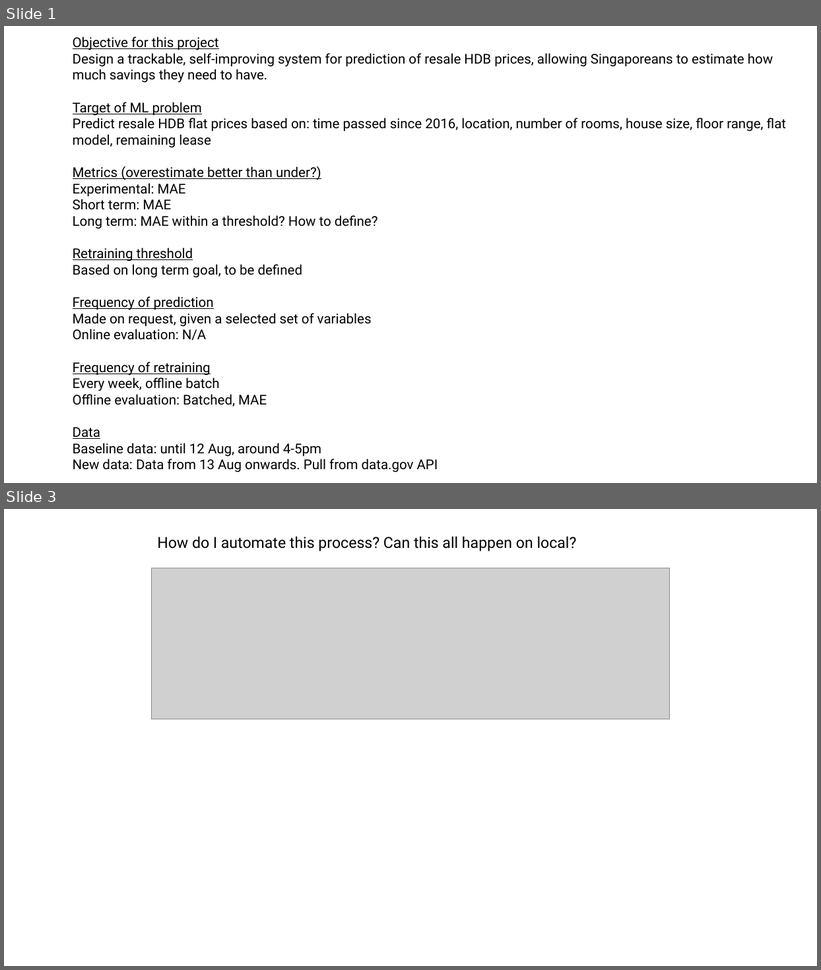
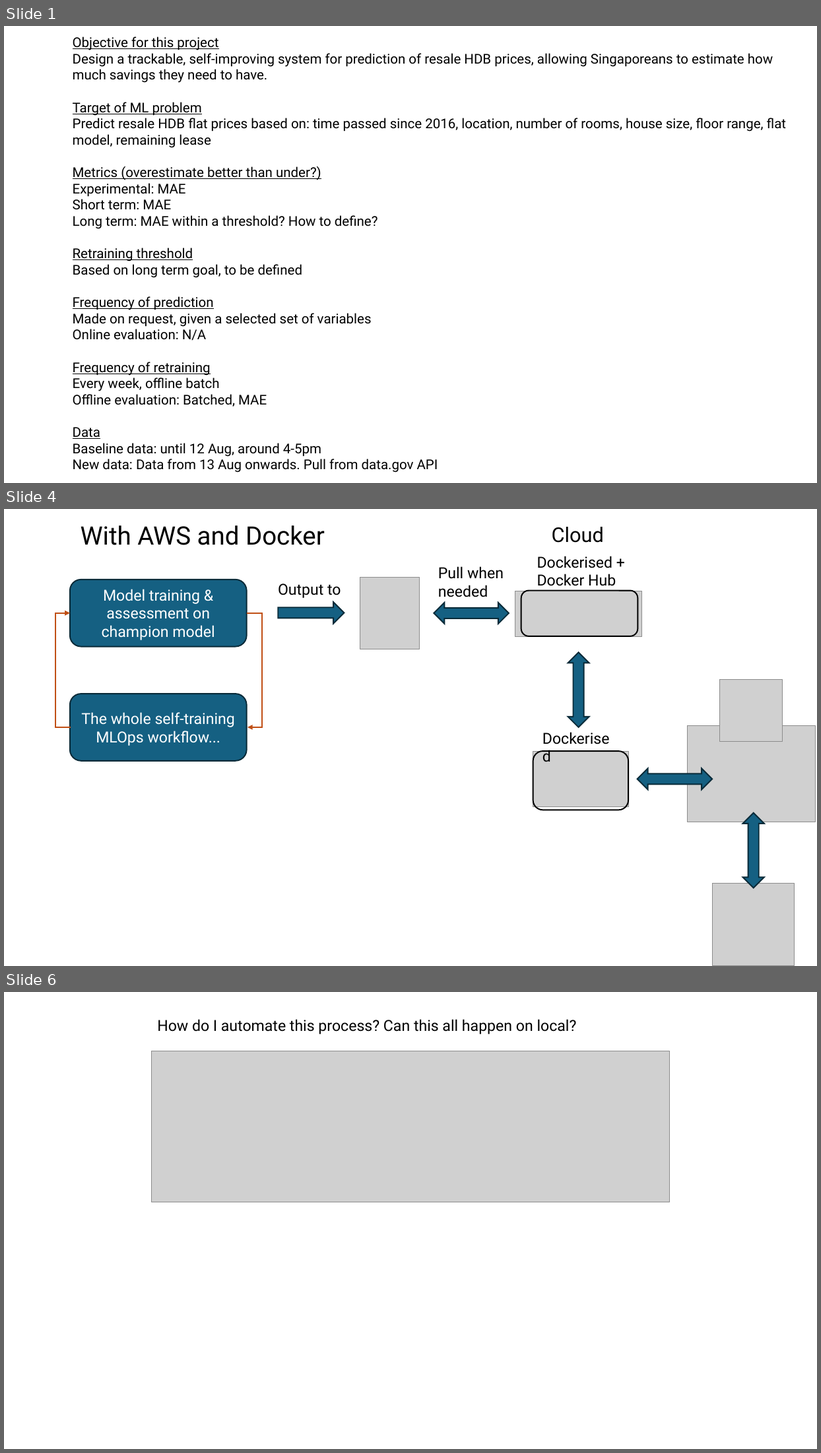
Before and after one commit to ziyu-toh/hdb-resale-prediction, a slide deck: docs/Architecture Overview.pptx. Shown one above the other, each under a label of ours: slides 1 and 3 before the commit, slides 1, 4 and 6 after it; the slides between them are not shown. The pictures are 821x970 and 821x1453 pixels, drawn with LibreOffice and Linux fonts; fonts in the diff are those of the drawing; grey boxes stand for pictures. Boxes give left, top, right and bottom in pixels: in the first picture for what was removed or moved away, otherwise in the second. Text is boxed around its words. In the diff, an @@ line names an element or a change of style, - is before the commit and + after.

```diff
--- a/docs/Architecture Overview.pptx
+++ b/docs/Architecture Overview.pptx
@@ slide 4 added at (4, 509, 817, 966), background #FFFFFF @@
@@ text added at (81, 525, 325, 545), 30 pt, text #000000 @@
+With AWS and Docker
@@ text added at (552, 527, 604, 543), 24 pt, text #000000 @@
+Cloud
@@ text added at (438, 566, 504, 597), 18 pt, text #000000 @@
+Pull when needed
@@ text added at (537, 556, 616, 586), 18 pt, text #000000 @@
+Dockerised + Docker Hub
@@ rounded rectangle added at (70, 580, 247, 647), fill #156082, outline #092A39 1.5 pt, 18 pt, text #FFFFFF @@
+Model training & assessment on champion model
@@ text added at (278, 584, 341, 598), 18 pt, text #000000 @@
+Output to
@@ picture added at (360, 578, 419, 649) @@
@@ right arrow added at (278, 602, 344, 624), fill #156082, outline #092A39 1.5 pt @@
@@ up down arrow added at (434, 602, 509, 624), fill #156082, outline #092A39 1.5 pt @@
@@ picture added at (516, 591, 642, 636) @@
@@ rounded rectangle added at (521, 591, 638, 636), outline #000000 1.5 pt @@
@@ elbow arrow added from (71, 727) to (70, 613), #C04F15 1.5 pt @@
@@ elbow arrow added from (247, 613) to (248, 727), #C04F15 1.5 pt @@
@@ up down arrow added at (568, 652, 589, 727), fill #156082, outline #092A39 1.5 pt @@
@@ picture added at (720, 680, 782, 742) @@
@@ rounded rectangle added at (70, 694, 247, 761), fill #156082, outline #092A39 1.5 pt, 18 pt, text #FFFFFF @@
+The whole self-training MLOps workflow...
@@ text added at (537, 725, 624, 750), 18 pt, text #000000 @@
+Dockerised
@@ picture added at (688, 725, 815, 822) @@
@@ picture added at (533, 751, 628, 807) @@
@@ rounded rectangle added at (533, 751, 628, 811), outline #000000 1.5 pt @@
@@ up down arrow added at (638, 769, 713, 790), fill #156082, outline #092A39 1.5 pt @@
@@ up down arrow added at (743, 813, 765, 889), fill #156082, outline #092A39 1.5 pt @@
@@ picture added at (713, 883, 795, 966) @@
@@ what was slide 3 is now slide 6 @@
```
Also in this commit, not shown: 1 slide changed, 3 other slides added, 4 other files.
